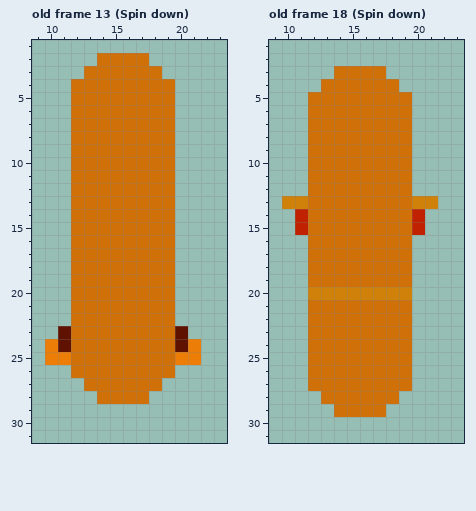
Pixel-art file: assets/image/Cheese_Wheel.aseprite. The first picture shows the starting point.
32x32 pixels, 18 frames. Shown: old frame 13 (Spin down): x 9..23, y 1..31; old frame 18 (Spin down): x 9..23, y 1..31. The commit also changed other frames, which this record leaves out.
The result:
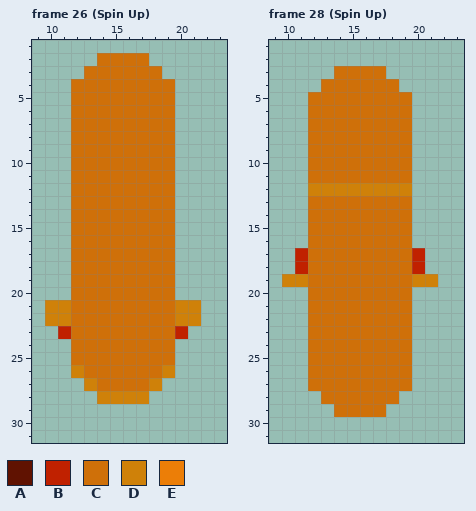
Palette (. is transparent): A #601201  B #c02100  C #cf7009  D #cf8109  E #ec7e07
A new or re-ordered frame is compared with the old frame closest to it.
The edit:
frames 18 -> 28
Frame 26 (Spin Up) is new; against old frame 13 (Spin down), layer "Layer 2":
Colour A becomes colour B in row 23 at x 11 and 20.
The author put colour D in rows 21 to 22 at x 10 to 11 and 20 to 21.
Colour C becomes colour D in row 26 at x 12 and 19; in row 27 at x 13 and 18; in row 28 at x 14 to 17.
Colour A is removed in row 24 at x 11 and 20.
Colour E is removed in row 24 at x 10 and 21; in row 25 at x 10 to 11 and 20 to 21.
Frame 28 (Spin Up) is new; against old frame 18 (Spin down), layers "Layer 2", "Layer 1":
The author put colour B in rows 17 to 18 at x 11 and 20.
Colour D becomes colour C in row 20 at x 12 to 19.
The author put colour D in row 19 at x 10 to 11 and 20 to 21.
Colour C becomes colour D in row 12 at x 12 to 19.
Colour B is removed in rows 14 to 15 at x 11 and 20.
Colour D is removed in row 13 at x 10 to 11 and 20 to 21.
